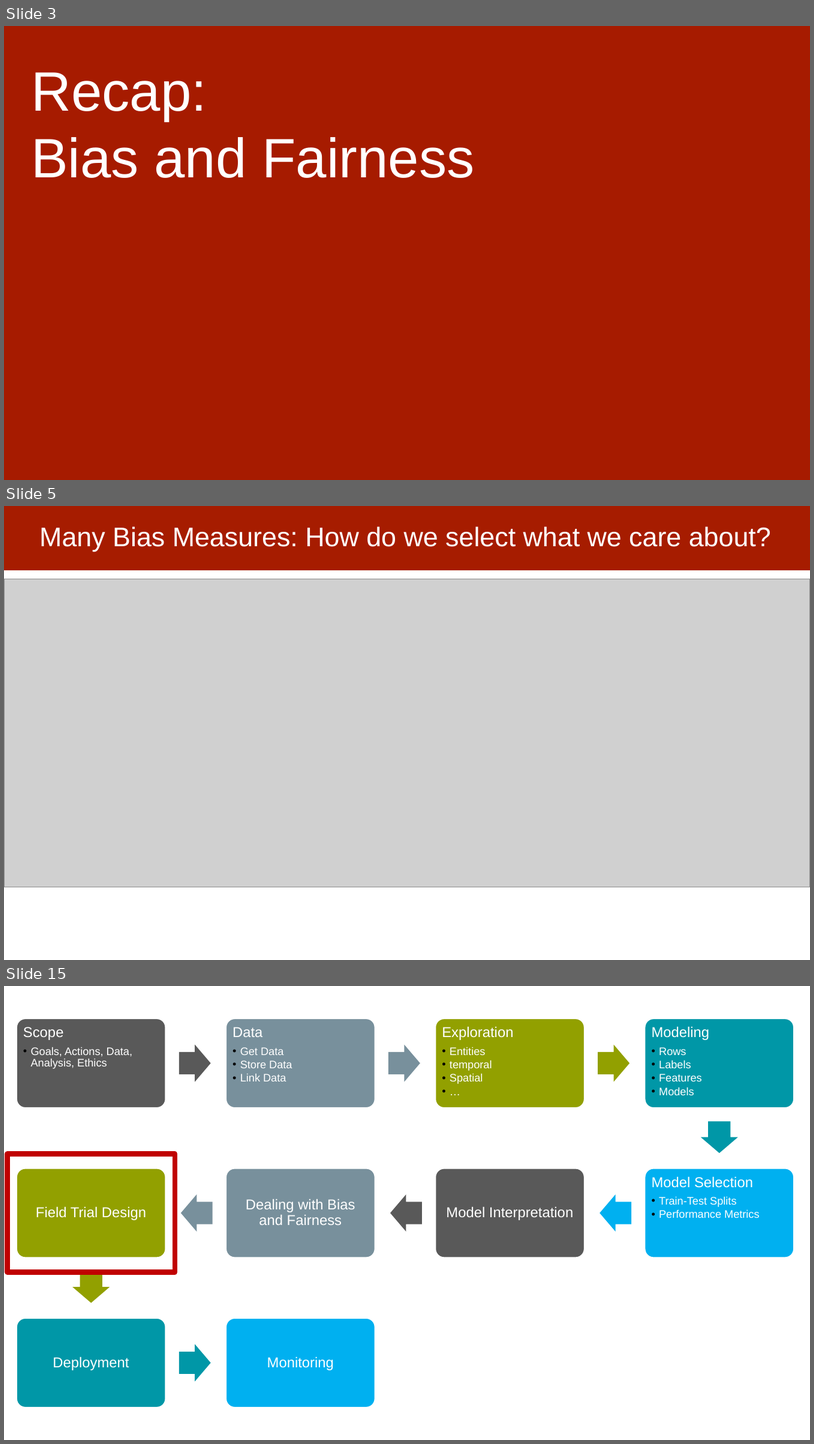
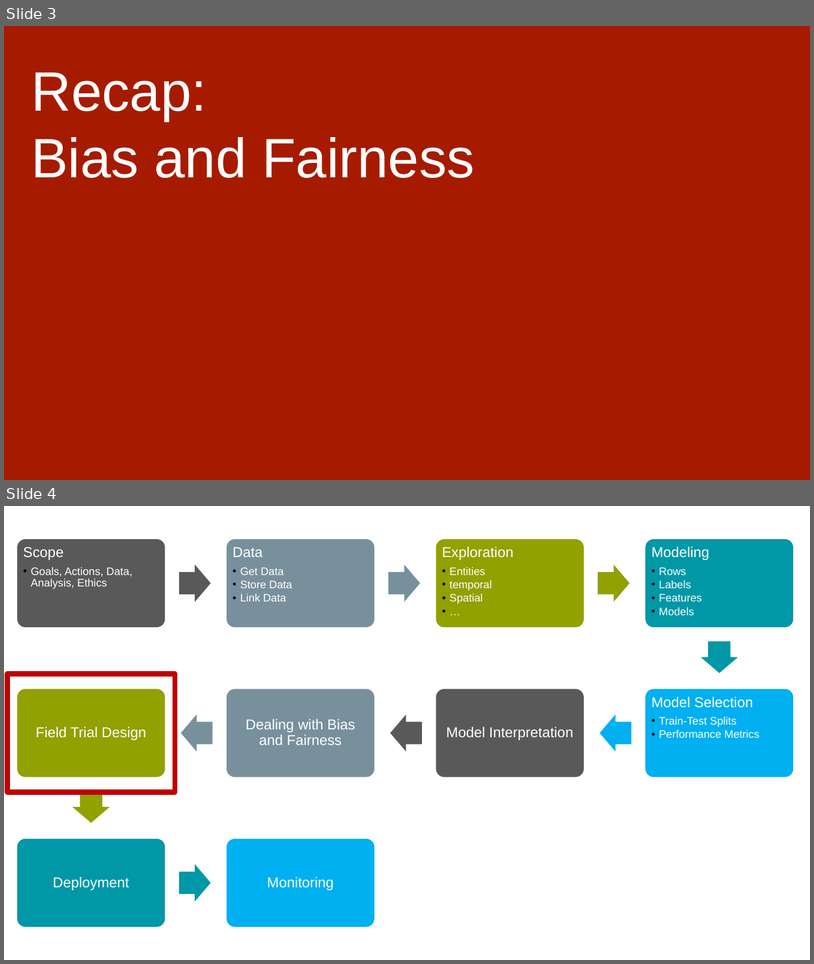
Before and after one commit to dssg/MLinPractice, a slide deck: Lectures/Lecture20-FieldValidation.pptx. Shown one above the other, each under a label of ours: slides 3, 5 and 15 before the commit, slides 3 and 4 after it; the slides between them are not shown. The pictures are 814x1444 and 814x964 pixels, drawn with LibreOffice and Linux fonts; fonts in the diff are those of the drawing; grey boxes stand for pictures. Boxes give left, top, right and bottom in pixels: in the first picture for what was removed or moved away, otherwise in the second. Text is boxed around its words. In the diff, an @@ line names an element or a change of style, - is before the commit and + after.

```diff
--- a/Lectures/Lecture20-FieldValidation.pptx
+++ b/Lectures/Lecture20-FieldValidation.pptx
@@ slide 5 removed at [4,506,810,960], background #FFFFFF @@
@@ rectangle removed at [4,506,810,570] @@
@@ title removed at [39,526,771,552] @@
-Many Bias Measures: How do we select what we care about?
@@ picture removed at [4,579,810,886] @@
@@ what was slide 15 is now slide 4 @@
```
Also in this commit, not shown: 25 other slides removed.
